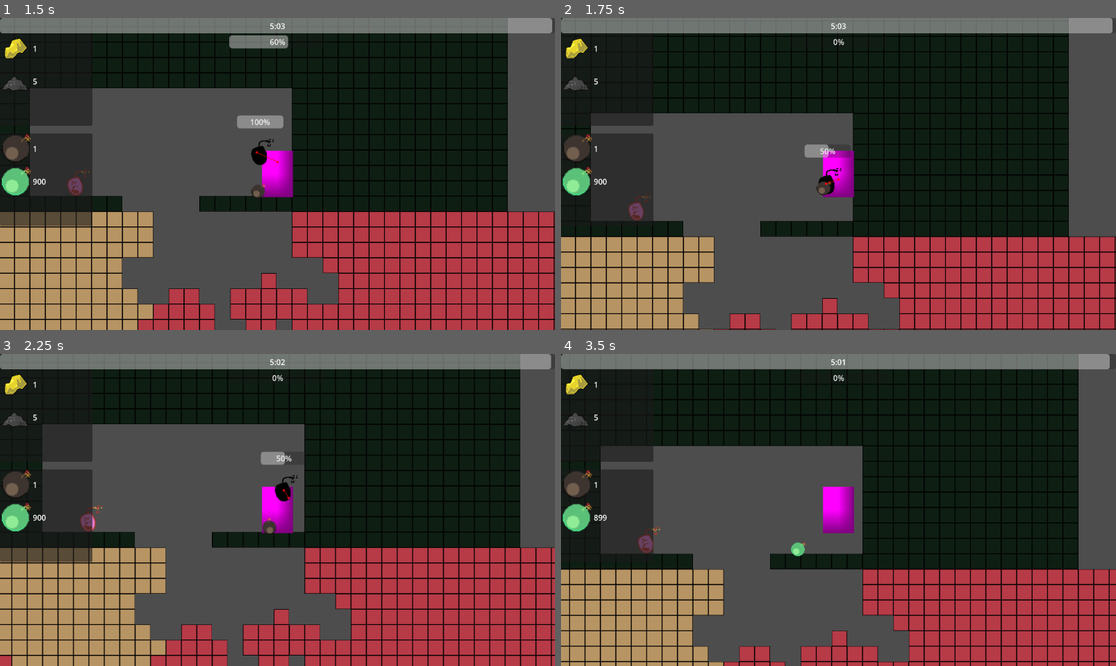
Above: before the commit, frames 1-4 (two rows, left to right).
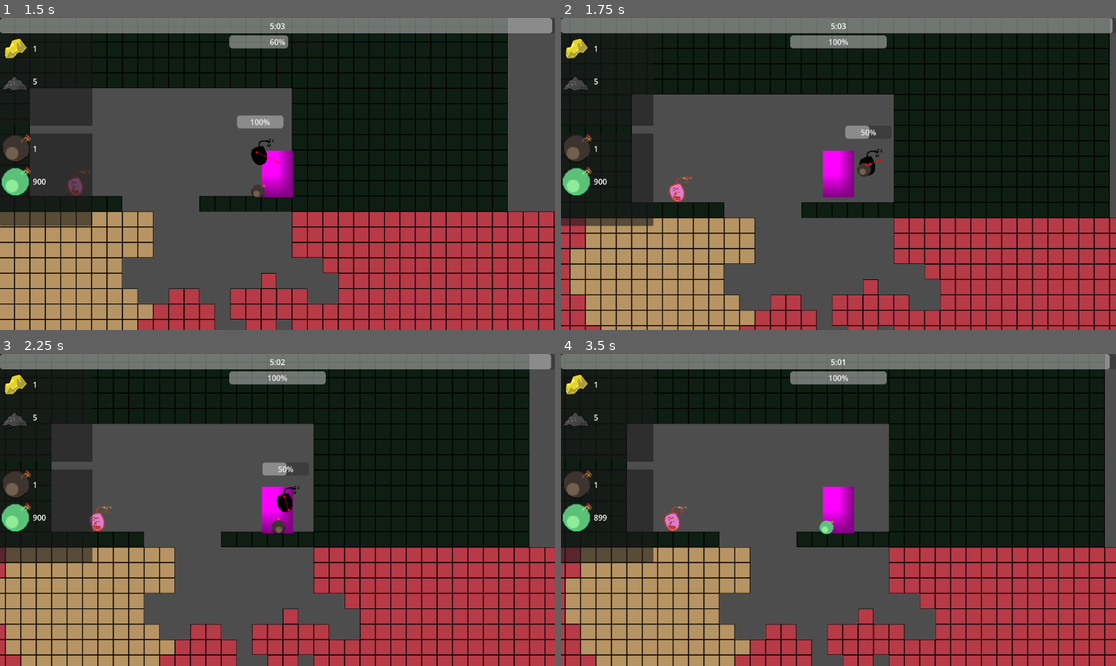
Above: after the commit, the same moments.

Repository: DevFTB/LD57
Game: Godot game, scene res://game.tscn
The game is run twice, just before and just after one commit, with the same random seed, the same clock (stepped at 60 frames per second) and the same inputs.
Inputs (mouse positions are in pixels of both pictures, inside the frame that each line leads up to):
- Up to frame 1 (1.5 s): move the mouse to (399, 158) at 0.52 s; hold D (move_right) from 0.53 s (still down); click (399, 158) at 0.6 s; tap W (jump) at 0.77 s; move the mouse to (166, 189) at 1.27 s; tap E (interact) at 1.35 s
- Up to frame 2 (1.75 s): keep holding D (move_right); tap W (jump) at 1.52 s; click (727, 189) at 1.55 s
- Up to frame 3 (2.25 s): move the mouse to (333, 441) at 2.02 s; release D (move_right) at 2.03 s; hold A (move_left) from 2.03 s (still down); hold 1 (select_bomb_1) from 2.03 s (still down)
- Up to frame 4 (3.5 s): click (894, 441) at 2.3 s; move the mouse to (810, 572) at 2.77 s; release A (move_left) at 2.78 s; release 1 (select_bomb_1) at 2.78 s; hold D (move_right) from 2.78 s (still down); tap 2 (select_bomb_2) at 2.85 s; tap W (jump) at 3.02 s; click (810, 572) at 3.05 s

Frame 1 is identical in both runs. In frame 2, 37% of the frame differs, in the area x 0-100%, y 0-100%; in frame 3, 16%; in frame 4, 35%.

Commit message:
death reset

Diff:
--- a/entities/common/health_component.gd
+++ b/entities/common/health_component.gd
@@ -19,6 +19,7 @@
 var is_dead : bool = false
 
 @onready var current_health : int = maximum_health
+
 
 func _ready() -> void:
 	set_maximum_health(maximum_health)
@@ -51,3 +52,9 @@
 		if current_health <= 0:
 			is_dead = true
 			died.emit()
+
+func reset():
+	is_invulnerable = false
+	current_health = maximum_health
+	is_dead = false
+	health_modified.emit(0, maximum_health)
--- a/entities/player/player.gd
+++ b/entities/player/player.gd
@@ -17,15 +17,18 @@
 @export var throw_force_curve: Curve
 @export var throw_strength_curve: Curve
 @export var maximum_throw_hold_time := 1.0
+
 var _holding_throw := false
 var _throw_action_held_time := 0.0
+var selected_bomb_item: Item
+var can_throw := true
+
 
 @onready var mineral_inventory_component: InventoryComponent = $MineralInventoryComponent
 @onready var bomb_inventory_component: InventoryComponent = $BombInventoryComponent
+@onready var health_component : HealthComponent = $HealthComponent
 @onready var bomb_cooldown: Timer = $BombCooldown
-
-var selected_bomb_item: Item
-var can_throw := true
+@onready var spawn_location : Vector2 = global_position
 
 func _ready() -> void:
 	var inv := bomb_inventory_component.inventory
@@ -34,10 +37,15 @@
 		var items := inv.get_items()
 		selected_bomb_item = items.front()
 
+	#connect signals
+	if health_component:
+		health_component.died.connect(_on_death)
+
+	#set spawn location
+
 
 func _physics_process(delta: float) -> void:
 	super._physics_process(delta)
-
 	if Input.is_action_just_pressed("interact"):
 		interacted.emit()
 
@@ -104,3 +112,12 @@
 
 func _on_bomb_cooldown_timeout():
 	can_throw = true
+
+func _on_death():
+	health_component.is_invulnerable = true
+	#drop all resources
+	#play death animation
+	health_component.reset()
+	velocity = Vector2.ZERO
+	global_position = spawn_location
+	pass
--- a/entities/player/player.tscn
+++ b/entities/player/player.tscn
@@ -35,6 +35,42 @@
 gradient = SubResource("Gradient_8fjmc")
 width = 112
 height = 24
+
+[sub_resource type="Animation" id="Animation_qiwj3"]
+resource_name = "death"
+tracks/0/type = "value"
+tracks/0/imported = false
+tracks/0/enabled = true
+tracks/0/path = NodePath(".:self_modulate")
+tracks/0/interp = 1
+tracks/0/loop_wrap = true
+tracks/0/keys = {
+"times": PackedFloat32Array(0, 1),
+"transitions": PackedFloat32Array(1, 1),
+"update": 0,
+"values": [Color(1, 1, 1, 1), Color(1, 1, 1, 0)]
+}
+
+[sub_resource type="Animation" id="Animation_26q78"]
+length = 0.001
+tracks/0/type = "value"
+tracks/0/imported = false
+tracks/0/enabled = true
+tracks/0/path = NodePath(".:self_modulate")
+tracks/0/interp = 1
+tracks/0/loop_wrap = true
+tracks/0/keys = {
+"times": PackedFloat32Array(0),
+"transitions": PackedFloat32Array(1),
+"update": 0,
+"values": [Color(1, 1, 1, 1)]
+}
+
+[sub_resource type="AnimationLibrary" id="AnimationLibrary_bectd"]
+_data = {
+&"RESET": SubResource("Animation_26q78"),
+&"death": SubResource("Animation_qiwj3")
+}
 
 [node name="Player" type="CharacterBody2D"]
 collision_layer = 2
@@ -83,4 +119,9 @@
 script = ExtResource("7_qiwj3")
 player = NodePath("..")
 
+[node name="AnimationPlayer" type="AnimationPlayer" parent="."]
+libraries = {
+&"": SubResource("AnimationLibrary_bectd")
+}
+
 [connection signal="timeout" from="BombCooldown" to="." method="_on_bomb_cooldown_timeout"]
Not shown: 1 places in cavegen_test.tscn that only renumber resources
Not shown: 1 places in entities/player/player.tscn that only renumber resources
Not shown: 1 places in game.tscn that only renumber resources
